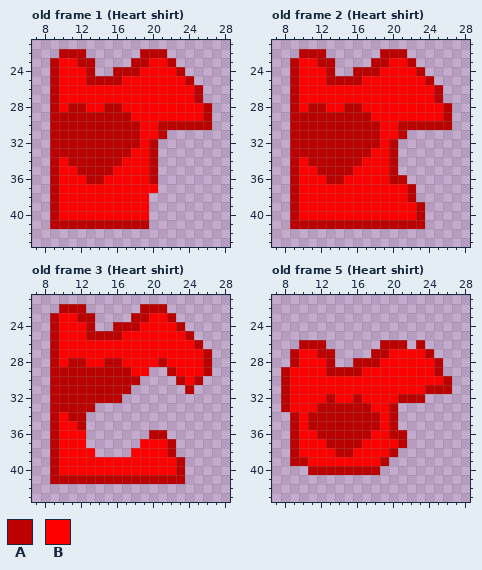
One commit to this pixel-art file: Assets/Resources/Clothes/Torso Left.aseprite. Above: the version before the commit.
32x64 pixels, 20 frames. Shown: old frame 1 (Heart shirt): x 7..28, y 21..43; old frame 2 (Heart shirt): x 7..28, y 21..43; old frame 3 (Heart shirt): x 7..28, y 21..43; old frame 5 (Heart shirt): x 7..28, y 21..43. The commit also changed other frames, which this record leaves out.
Palette (. is transparent): A #bb0000  B #ff0000
Pixels before, old frame 1 (Heart shirt), first column x 9:
22 .AAA......AAA.....
23 ABBAA....AABBA....
24 ABBBA..AAABBBBA...
25 ABBBAAAABBBBBBBA..
26 ABBBBBBBBBBBBBBBA.
27 ABBBBBBBBBBBBBBBA.
28 ABAABBAABBBBBBBBBA
29 AAAAAAAAABBBBBBBBA
30 AAAAAAAAAABBAAAAAA
31 AAAAAAAAAABBA.....
32 AAAAAAAAAABA......
33 AAAAAAAAABBA......
34 ABAAAAAABBBA......
35 ABBAAAABBBBA......
36 ABBBAABBBBBA......
37 ABBBBBBBBBBB......
38 ABBBBBBBBBB.......
39 ABBBBBBBBBB.......
40 ABBBBBBBBBB.......
41 AAAAAAAAAAA.......
Pixels before, old frame 2 (Heart shirt), first column x 9:
22 .AAA......AAA.....
23 ABBAA....AABBA....
24 ABBBA..AAABBBBA...
25 ABBBAAAABBBBBBBA..
26 ABBBBBBBBBBBBBBBA.
27 ABBBBBBBBBBBBBBBA.
28 ABAABBAABBBBBBBBBA
29 AAAAAAAAABBBBBBBBA
30 AAAAAAAAAABBAAAAAA
31 AAAAAAAAAABBA.....
32 AAAAAAAAAABA......
33 AAAAAAAAABBA......
34 ABAAAAAABBBA......
35 ABBAAAABBBBA......
36 ABBBAABBBBBAA.....
37 ABBBBBBBBBBBBA....
38 ABBBBBBBBBBBBA....
39 ABBBBBBBBBBBBBA...
40 ABBBBBBBBBBBBBA...
41 AAAAAAAAAAAAAAA...
Pixels before, old frame 3 (Heart shirt), first column x 9:
22 .AAA......AAA.....
23 ABBAA....AABBA....
24 ABBBA..AAABBBBA...
25 ABBBAAAABBBBBBBA..
26 ABBBBBBBBBBBBBBBA.
27 ABBBBBBBBBBBBBBBBA
28 ABAABBAABBBBABBBBA
29 AAAAAAAAABB..ABBBA
30 AAAAAAAAAA....ABA.
31 AAAAAAAAA......A..
32 AAAAAAAA..........
33 AAAAA.............
34 ABAA..............
35 ABBA..............
36 ABBB.......AA.....
37 ABBB......BBBA....
38 ABBBB....BBBBA....
39 ABBBBBBBBBBBBBA...
40 ABBBBBBBBBBBBBA...
41 AAAAAAAAAAAAAAA...
Pixels before, old frame 5 (Heart shirt), first column x 8:
26 ..AAA......AAA.A...
27 .ABBAA....AABBBBA..
28 .ABBBA..AAABBBBBBA.
29 ABBBBAAAABBBBBBBBA.
30 ABBBBBBBBBBBBBBBBBA
31 ABBBBBBBBBBBBBBBAAA
32 ABBBBABBABBBBAAA...
33 ABBBAAAAAABBA......
34 .ABAAAAAAAABA......
35 .ABAAAAAAAABA......
36 .ABBAAAAAABBAA.....
37 .ABBBAAAABBBBA.....
38 .ABBBBAABBBBA......
39 .AABBBBBBBBA.......
40 ...AAAAAAAA........
After:
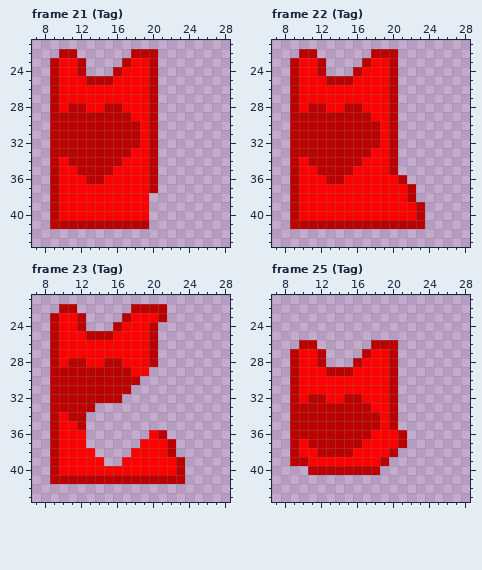
A new or re-ordered frame is compared with the old frame closest to it.
What changed:
frames 20 -> 45
Changed rows in their new state; - is an unchanged pixel.
Frame 21 (Tag) is new; against old frame 1 (Heart shirt), layer "Layer 3":
first column x 12:
22 .-----A--.-----
23 -.---ABBA..----
24 A.---BB-A...---
25 ----B---A....--
26 --------A.....-
27 --------A.....-
28 --------A......
29 --------A......
30 --------A......
31 --------A.-----
first column x 20:
37 A
Frame 22 (Tag) is new; against old frame 2 (Heart shirt), layer "Layer 3":
first column x 12:
22 .-----A--.-----
23 -.---ABBA..----
24 A.---BB-A...---
25 ----B---A....--
26 --------A.....-
27 --------A.....-
28 --------A......
29 --------A......
30 --------A......
31 --------A.-----
first column x 20:
36 B
Frame 23 (Tag) is new; against old frame 3 (Heart shirt), layer "Layer 3":
first column x 12:
22 .-----A--------
23 -.---ABB-A.----
24 A.---BB-A...---
25 ----B---A....--
26 --------A.....-
27 --------A......
28 --------A......
29 ----------.....
30 -----------...-
31 ------------.--
first column x 15:
36 -----B
39 ..----
Frame 25 (Tag) is new; against old frame 5 (Heart shirt), layer "Layer 3":
first column x 8:
26 ----.-----A--.-.---
27 -----.---ABBA....--
28 ----A.---BB-A.....-
29 .A------B---A.....-
30 .A----------A......
31 .A----------A......
32 .A-AAB-A----A...---
33 .AAA---------------
34 --A----------------
35 --A----------------
36 --AA--------B------
37 ---AA--------------
38 ----AA-------------
